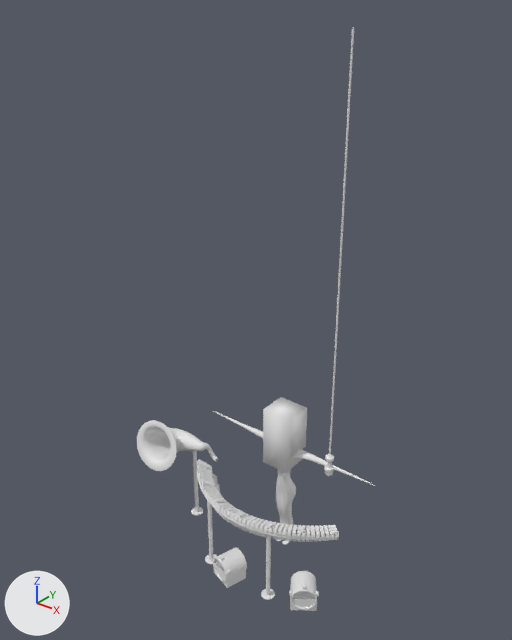
The Blender file blend/blenderisland_musician.blend as it was, and as the next commit left it.
Before and after are seen from a 50 mm camera at (4.2, -5.87, 6.7) aimed at (-0.26, -0.29, 3.24). Arrows for +X, +Y and +Z are at lower left; the lights stay in place.

The older version as bpy lines, for what is in view:
```python
ob_body = bpy.data.objects.new('body', me_cube_003)
ob_body.location = (0.0, 0.0, 0.0)
ob_body.scale = (0.492, 0.492, 0.492)
ob_foot_l = bpy.data.objects.new('foot_L', me_circle_003)
ob_foot_l.location = (0.0, 0.0, 0.0)
ob_foot_l.rotation_euler = (-1.571, 0.0, 0.0)  # degrees (-90, 0, 0)
ob_foot_l.scale = (-0.492, -0.492, -0.492)
ob_glasses = bpy.data.objects.new('glasses', me_circle)
ob_glasses.parent = ob_body
ob_glasses.location = (0.0, 0.0, 0.0)
ob_glasses.rotation_euler = (1.571, 0.0, 0.0)  # degrees (90, 0, 0)
ob_hair_front = bpy.data.objects.new('hair.front', me_cube_001)
ob_hair_front.location = (0.0, 0.0, 0.0)
ob_hair_front.scale = (0.175, 0.175, 0.227)
ob_instrument_keyboard = bpy.data.objects.new('instrument_keyboard', None)
ob_instrument_keyboard.location = (0.0, 0.0, 0.0)
```
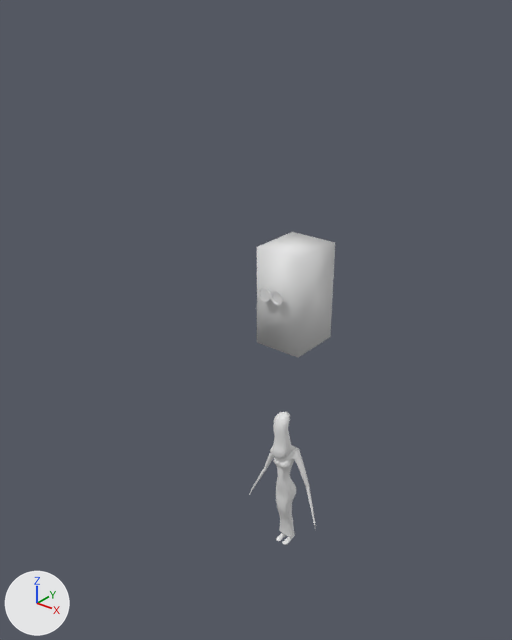
Where the newer file only moved an object's origin or applied its transform, the numbers keep the older frame.

The edits, one by one:
me_circle_003 is used by ob_foot_l; location (0.0, 0.0, 0.0); rotation (-1.571, 0.0, 0.0), in degrees (-90, 0, 0); scale (-0.492, -0.492, -0.492).
me_circle_003 had 164 vertices, 155 faces and spanned x -0.189..-0.022, y -0.006..0.342, z -0.178..0.219.
me_circle_003 now has 164 vertices, 155 faces and spans x 0.011..0.093, y -0.108..0.088, z -0.003..0.168.
me_circle_003 part 1: 164 vertices removed from x -0.189..-0.022, y -0.006..0.342, z -0.178..0.219; 164 vertices added at x 0.011..0.093, y -0.108..0.088, z -0.003..0.168.
me_cube_003 is used by ob_body; location (0.0, 0.0, 0.0); scale (0.492, 0.492, 0.492).
me_cube_003 had 197 vertices, 178 faces and spanned x -2.53..0.0, y -0.37..0.19, z 0.12..3.1.
me_cube_003 now has 187 vertices, 169 faces and spans x -0.53..0.0, y -0.18..0.09, z 0.06..1.51.
me_cube_003 part 2: 196 vertices removed from x -2.53..0.0, y -0.37..0.19, z 0.12..3.1; 186 vertices added at x -0.53..0.0, y -0.18..0.09, z 0.06..1.51.
me_cube_003 part 3: the surface is now shaded flat.
me_circle has 144 vertices, 116 faces and spans x -0.144..0.178, y 3.558..3.723, z 0.387..0.398.
me_circle is used by ob_glasses; parent ob_body; location (0.0, 0.0, 0.0); rotation (1.571, 0.0, 0.0), in degrees (90, 0, 0).
me_circle part 4: edges marked sharp go from 128 to 142.
me_cube_001 is used by ob_hair_front; location (0.0, 0.0, 0.0); scale (0.175, 0.175, 0.227).
me_cube_001 had 8 vertices, 6 faces and spanned x -1.1..0.9, y -1.36..0.64, z 5.65..9.07.
me_cube_001 now has 98 vertices, 96 faces and spans x -0.15..0.11, y -0.21..0.0, z 1.35..2.0.
me_cube_001 part 5: 98 vertices added at x -0.15..0.11, y -0.21..0.0, z 1.35..2.0.
me_cube_001 part 6: 8 vertices removed from x -1.1..0.9, y -1.36..0.64, z 5.65..9.07.
Object 'instrument_keyboard' (ob_instrument_keyboard) is now hidden.
Object 'body' (ob_body) is rescaled from (0.492, 0.492, 0.492) to (1.0, 1.0, 1.0).
Object 'body' (ob_body) has a SUBSURF modifier named 'Subdivision'.
Modifier setting removed (it was render_levels = 1).
Modifier setting: levels = 2.
Object 'hair.front' (ob_hair_front) is rescaled from (0.175, 0.175, 0.227) to (1.0, 1.0, 1.0).

What differs and where, as boxes [x1, y1, x2, y2] in the pictures (512 x 640 px; the box of a moved part takes in the faces that stretch with it):
'instrument_keyboard', hidden
    before: [137, 27, 354, 611]
'hair.back', reshaped
    before: [290, 407, 307, 458]
    after: [257, 232, 335, 358]
'body', reshaped, modifiers changed, rescaled (58% narrower, 20% shorter)
    before: [213, 411, 374, 526]
    after: [249, 445, 316, 537]
'hair.front', reshaped, rescaled (45% narrower, 38% shorter)
    before: [263, 397, 304, 473]
    after: [270, 412, 292, 459]
'glasses', shading changed, reshaped (not visible before)
    after: [258, 287, 283, 305]
part 1 of me_circle_003, moved or reshaped
    before: [283, 539, 290, 545]
    after: [283, 536, 293, 544]
part 2 of me_cube_003, moved or reshaped
    before: [213, 411, 374, 526]
    after: [249, 445, 316, 537]
part 5 of me_cube_001, added
    after: [270, 412, 292, 459]
part 6 of me_cube_001, deleted
    before: [263, 397, 304, 473]
